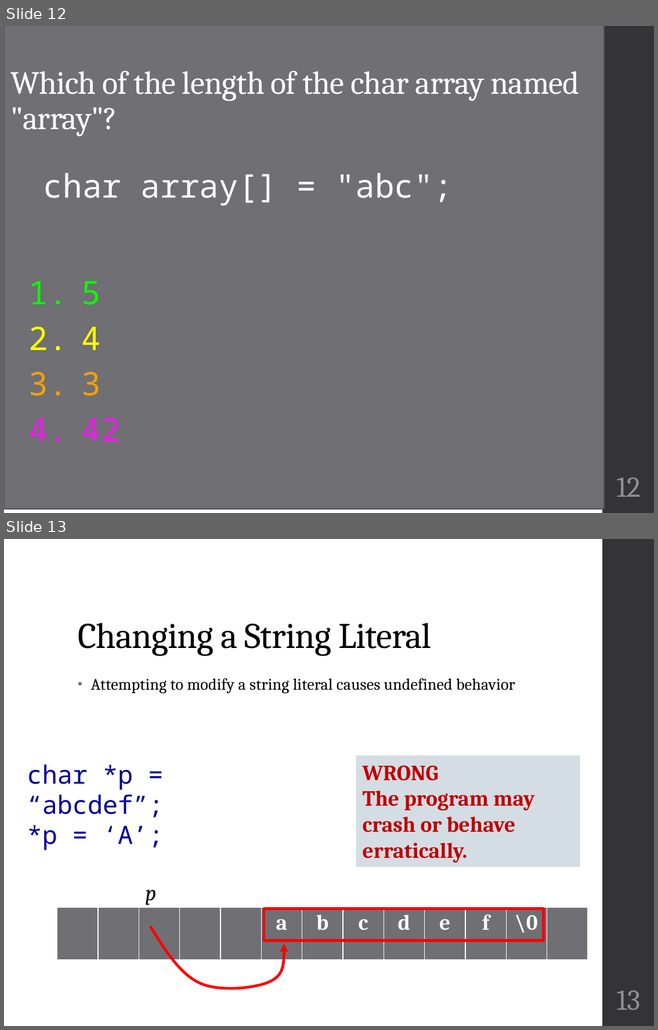
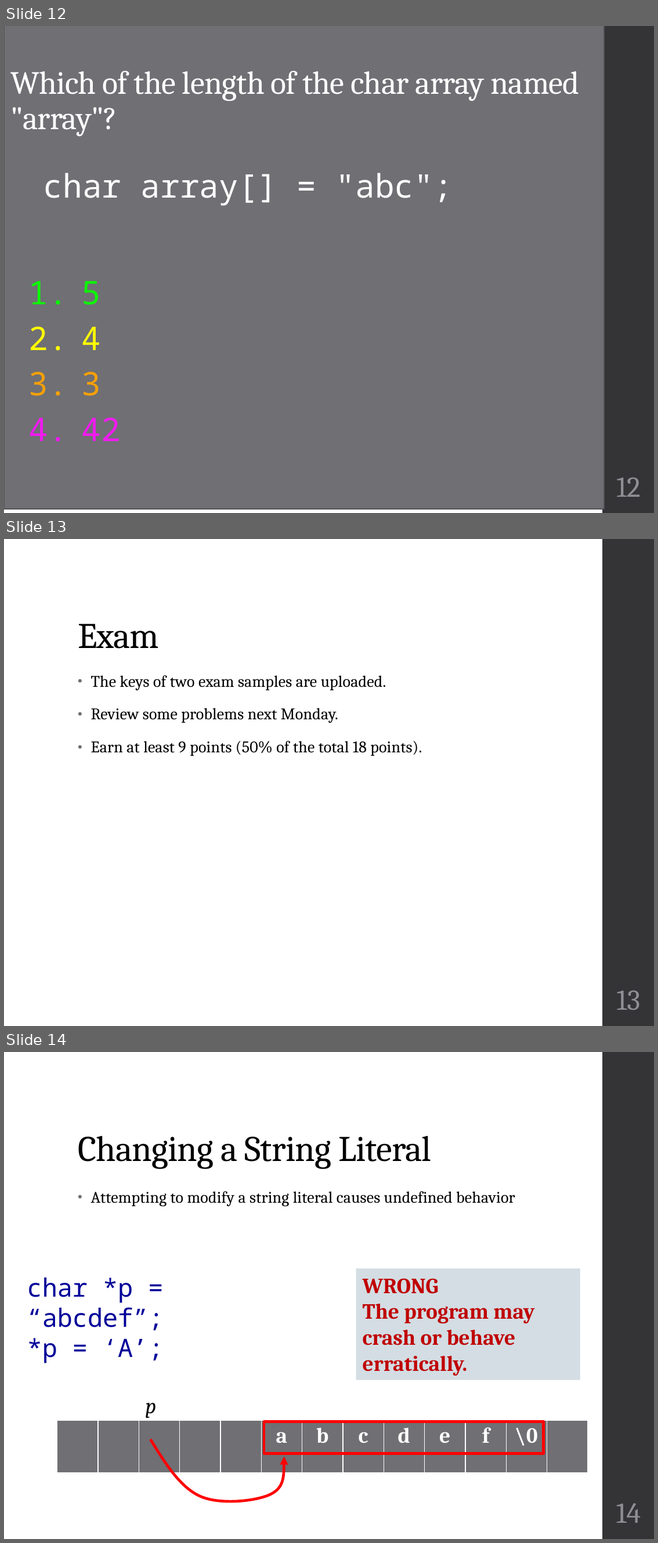
Before and after one commit to geneti/cse220_2020fall, a slide deck: Lectures/cse220-14-strings.pptx. Shown one above the other, each under a label of ours: slides 12 and 13 before the commit, slides 12, 13 and 14 after it. The pictures are 658x1030 and 658x1543 pixels, drawn with LibreOffice and Linux fonts; fonts in the diff are those of the drawing. Boxes give left, top, right and bottom in pixels: in the first picture for what was removed or moved away, otherwise in the second. Text is boxed around its words. In the diff, an @@ line names an element or a change of style, - is before the commit and + after.

Commit message:
lecture 17/18

```diff
--- a/Lectures/cse220-14-strings.pptx
+++ b/Lectures/cse220-14-strings.pptx
@@ slide 13 added at <box>4,539,654,1026</box>, background #FFFFFF; not listed: 1 template element that a slide beside it also shows @@
@@ title added at <box>78,624,159,649</box>, 40 pt, text #000000 @@
+Exam
@@ text added at <box>91,675,422,756</box>, 18 pt, text #000000 @@
+• The keys of two exam samples are uploaded.
+• Review some problems next Monday.
+• Earn at least 9 points (50% of the total 18 points).
@@ page number added at <box>616,991,640,1010</box>, 32 pt, text #8E8E94 @@
+13
@@ what was slide 13 is now slide 14 @@
@@ page number at <box>616,1503,641,1523</box>: text changed @@
-13
+14
```
Also in this commit, not shown: 1 other file.
